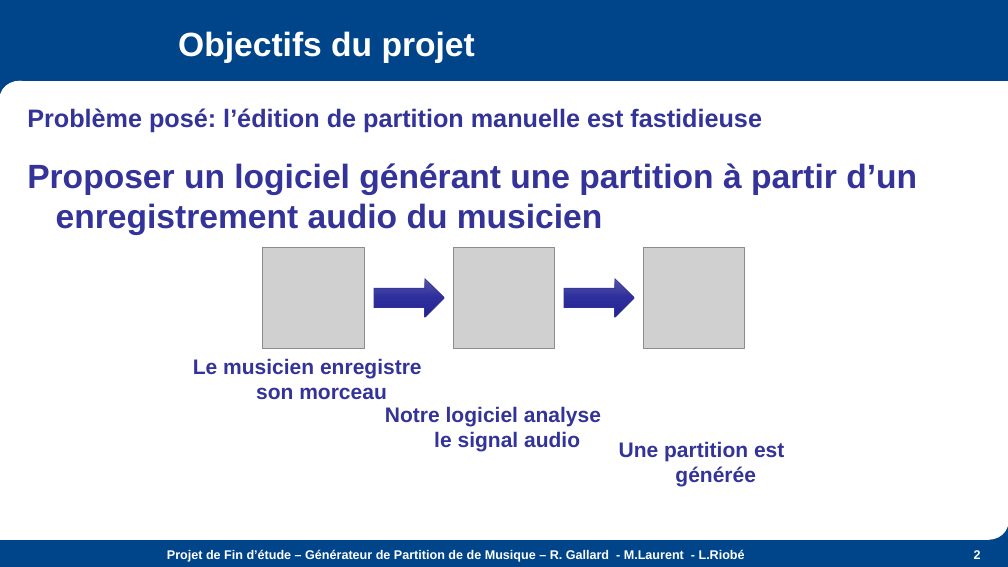
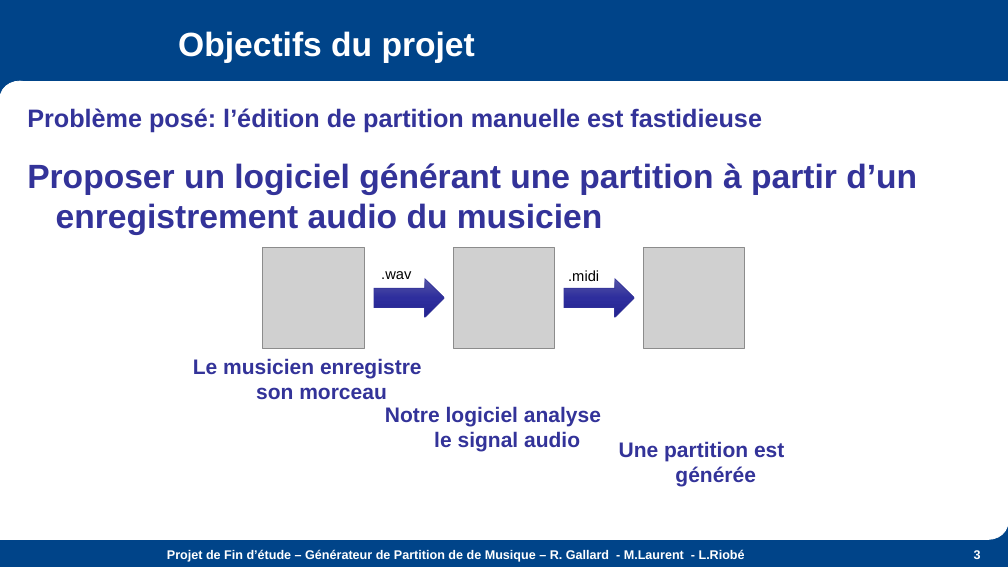
Before and after one commit to the-midge/gentab, a slide deck: slide 3 of Docs/Présentation-PFE.pptx (slide 2 before the commit). Drawn at 1008x567 pixels with LibreOffice and Linux fonts; fonts in the diff are those of the drawing; grey boxes stand for pictures; background and template pictures are left out. Boxes give left, top, right and bottom in pixels: in the first picture for what was removed or moved away, otherwise in the second. Text is boxed around its words. In the diff, an @@ line names an element or a change of style, - is before the commit and + after.

```diff
--- a/Docs/Présentation-PFE.pptx
+++ b/Docs/Présentation-PFE.pptx
@@ text added at <box>381,271,411,279</box>, 14 pt, text #000000 @@
+.wav
@@ text added at <box>568,270,599,281</box>, 14 pt, text #000000 @@
+.midi
```
Also in this commit, not shown: 6 other slides changed, 8 slides added, 16 other files.
